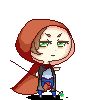
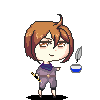
Revision of a layered (100, 100) image; what changed, layer by layer:
added layer "Layer 13" (31%) above "hello" over 71, 66, 81, 69
added layer "hello" above "Layer 12" over 31, 35, 82, 98
added layer "Layer 12" above "Layer 14" over 75, 46, 82, 63
added layer "Layer 14" above "Layer 8" over 71, 66, 81, 69
"Layer 8": opacity 0% → 100%, moved it above "Layer 9", painted on it over 24, 14, 82, 72
added layer "Layer 9" above "Layer 10" over 37, 35, 68, 41
added layer "Layer 10" above "Layer 11" over 49, 54, 55, 57
added layer "Layer 11" above "Layer 7" over 38, 43, 68, 49
hid "Layer 7" over 10, 60, 33, 75
hid "arm acc" over 30, 73, 66, 99
hid "_head acc" over 10, 19, 75, 95
hid "Layer 5" over 31, 31, 45, 57
hid "hair" over 31, 26, 68, 55
hid "Layer 6" over 10, 19, 75, 96
added layer "body no eyebrows" above "Layer 2" over 25, 22, 72, 99
hid "Layer 2" over 25, 22, 72, 99
hid "head back" over 31, 26, 74, 65
hid "_body back" over 10, 28, 51, 95
